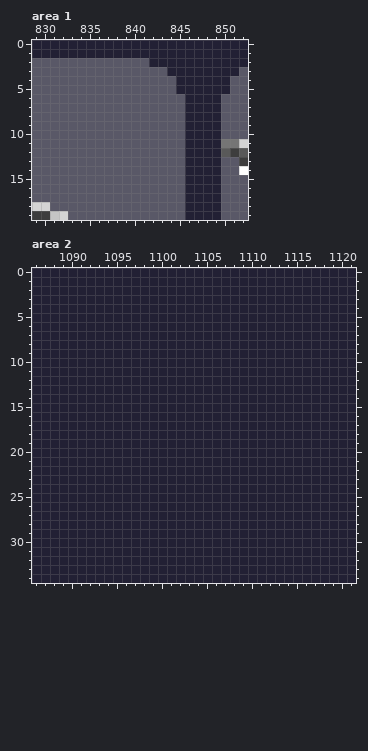
Pixel-art file, stored at truncate_client/img/truncate.aseprite. This is how it looked before the edit.
1500x700 pixels, 1 frame. Colours within 5 levels of each other are drawn and written as one. Shown: area 1: x 829..852, y 0..19; area 2: x 1086..1121, y 0..34. The commit also changed other parts of the picture, which this record leaves out.
New version:
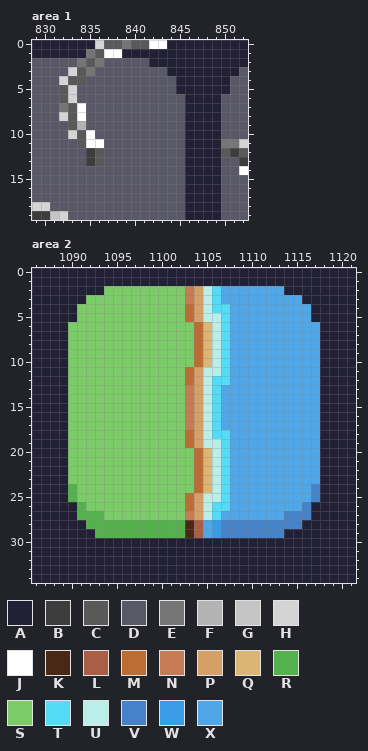
Palette (. is transparent): A #222034  B #3d3d3d  C #595959  D #595867  E #757575  F #b3b3b3  G #c5c5c5  H #d4d4d4  J #ffffff  K #4a2818  L #a85f46  M #bb6d33  N #c57b54  P #d5a067  Q #dbb574  R #55b14e  S #7bcb69  T #54dbf6  U #bbeee9  V #4582c7  W #389ce6  X #50a7e8
Difference:
--- area 1, layer "Base Tiles"
@@ x 830..845 @@
- 0 AAAAAAAAAAAAAAAA
- 1 AAAAAAAAAAAAAAAA
- 2 DDDDDDDDDDDDAAAA
- 3 DDDDDDDDDDDDDDAA
- 4 DDDDDDDDDDDDDDDA
- 5 DDDDDDDDDDDDDDDA
- 6 DDDDDDDDDDDDDDDD
- 7 DDDDDDDDDDDDDDDD
- 8 DDDDDDDDDDDDDDDD
- 9 DDDDDDDDDDDDDDDD
-10 DDDDDDDDDDDDDDDD
-11 DDDDDDDDDDDDDDDD
-12 DDDDDDDDDDDDDDDD
-13 DDDDDDDDDDDDDDDD
+ 0 AAAAAAHCCECCJJAA
+ 1 AAAAAECJJAAAAAAA
+ 2 DDDDECEDDDDDAAAA
+ 3 DDDHCEDDDDDDDDAA
+ 4 DDHCCDDDDDDDDDDA
+ 5 DDCHDDDDDDDDDDDA
+ 6 DDCHDDDDDDDDDDDD
+ 7 DDECJDDDDDDDDDDD
+ 8 DDHCJDDDDDDDDDDD
+ 9 DDDCFDDDDDDDDDDD
+10 DDDHCJDDDDDDDDDD
+11 DDDDCJJDDDDDDDDD
+12 DDDDDBCDDDDDDDDD
+13 DDDDDBCDDDDDDDDD
 14 DDDDDDDDDDDDDDDD
--- area 2, layer "Base Tiles"
@@ x 1086..1121 @@
  1 AAAAAAAAAAAAAAAAAAAAAAAAAAAAAAAAAAAA
- 2 AAAAAAAAAAAAAAAAAAAAAAAAAAAAAAAAAAAA
- 3 AAAAAAAAAAAAAAAAAAAAAAAAAAAAAAAAAAAA
- 4 AAAAAAAAAAAAAAAAAAAAAAAAAAAAAAAAAAAA
- 5 AAAAAAAAAAAAAAAAAAAAAAAAAAAAAAAAAAAA
- 6 AAAAAAAAAAAAAAAAAAAAAAAAAAAAAAAAAAAA
- 7 AAAAAAAAAAAAAAAAAAAAAAAAAAAAAAAAAAAA
- 8 AAAAAAAAAAAAAAAAAAAAAAAAAAAAAAAAAAAA
- 9 AAAAAAAAAAAAAAAAAAAAAAAAAAAAAAAAAAAA
-10 AAAAAAAAAAAAAAAAAAAAAAAAAAAAAAAAAAAA
-11 AAAAAAAAAAAAAAAAAAAAAAAAAAAAAAAAAAAA
-12 AAAAAAAAAAAAAAAAAAAAAAAAAAAAAAAAAAAA
-13 AAAAAAAAAAAAAAAAAAAAAAAAAAAAAAAAAAAA
-14 AAAAAAAAAAAAAAAAAAAAAAAAAAAAAAAAAAAA
-15 AAAAAAAAAAAAAAAAAAAAAAAAAAAAAAAAAAAA
-16 AAAAAAAAAAAAAAAAAAAAAAAAAAAAAAAAAAAA
-17 AAAAAAAAAAAAAAAAAAAAAAAAAAAAAAAAAAAA
-18 AAAAAAAAAAAAAAAAAAAAAAAAAAAAAAAAAAAA
-19 AAAAAAAAAAAAAAAAAAAAAAAAAAAAAAAAAAAA
-20 AAAAAAAAAAAAAAAAAAAAAAAAAAAAAAAAAAAA
-21 AAAAAAAAAAAAAAAAAAAAAAAAAAAAAAAAAAAA
-22 AAAAAAAAAAAAAAAAAAAAAAAAAAAAAAAAAAAA
-23 AAAAAAAAAAAAAAAAAAAAAAAAAAAAAAAAAAAA
-24 AAAAAAAAAAAAAAAAAAAAAAAAAAAAAAAAAAAA
-25 AAAAAAAAAAAAAAAAAAAAAAAAAAAAAAAAAAAA
-26 AAAAAAAAAAAAAAAAAAAAAAAAAAAAAAAAAAAA
-27 AAAAAAAAAAAAAAAAAAAAAAAAAAAAAAAAAAAA
-28 AAAAAAAAAAAAAAAAAAAAAAAAAAAAAAAAAAAA
-29 AAAAAAAAAAAAAAAAAAAAAAAAAAAAAAAAAAAA
+ 2 AAAAAAAASSSSSSSSSNPUTXXXXXXXAAAAAAAA
+ 3 AAAAAASSSSSSSSSSSNPUTXXXXXXXXXAAAAAA
+ 4 AAAAASSSSSSSSSSSSMPUTTXXXXXXXXXAAAAA
+ 5 AAAAASSSSSSSSSSSSMPUUTXXXXXXXXXAAAAA
+ 6 AAAASSSSSSSSSSSSSSMQUTXXXXXXXXXXAAAA
+ 7 AAAASSSSSSSSSSSSSSMQUTXXXXXXXXXXAAAA
+ 8 AAAASSSSSSSSSSSSSSMQUTXXXXXXXXXXAAAA
+ 9 AAAASSSSSSSSSSSSSSMQUTXXXXXXXXXXAAAA
+10 AAAASSSSSSSSSSSSSSMQUTXXXXXXXXXXAAAA
+11 AAAASSSSSSSSSSSSSMPUUTXXXXXXXXXXAAAA
+12 AAAASSSSSSSSSSSSSMPUTTXXXXXXXXXXAAAA
+13 AAAASSSSSSSSSSSSSNPUTXXXXXXXXXXXAAAA
+14 AAAASSSSSSSSSSSSSNPUTXXXXXXXXXXXAAAA
+15 AAAASSSSSSSSSSSSSNPUTXXXXXXXXXXXAAAA
+16 AAAASSSSSSSSSSSSSNPUTXXXXXXXXXXXAAAA
+17 AAAASSSSSSSSSSSSSNPUTXXXXXXXXXXXAAAA
+18 AAAASSSSSSSSSSSSSMPUTTXXXXXXXXXXAAAA
+19 AAAASSSSSSSSSSSSSMPUUTXXXXXXXXXXAAAA
+20 AAAASSSSSSSSSSSSSSMQUTXXXXXXXXXXAAAA
+21 AAAASSSSSSSSSSSSSSMQUTXXXXXXXXXXAAAA
+22 AAAASSSSSSSSSSSSSSMQUTXXXXXXXXXXAAAA
+23 AAAASSSSSSSSSSSSSSMQUTXXXXXXXXXXAAAA
+24 AAAARSSSSSSSSSSSSSMQUTXXXXXXXXXVAAAA
+25 AAAARSSSSSSSSSSSSMPUUTXXXXXXXXXVAAAA
+26 AAAAARSSSSSSSSSSSMPUTTXXXXXXXXVAAAAA
+27 AAAAARRRSSSSSSSSSNPUTXXXXXXXVVVAAAAA
+28 AAAAAARRRRRRRRRRRKLXWVVVVVVVVVAAAAAA
+29 AAAAAAARRRRRRRRRRKLXWVVVVVVVAAAAAAAA
 30 AAAAAAAAAAAAAAAAAAAAAAAAAAAAAAAAAAAA
Pixel boxes of the changes (left, top, right, bottom) in both pictures:
changed: (59, 40, 167, 166)
changed: (68, 286, 320, 538)
